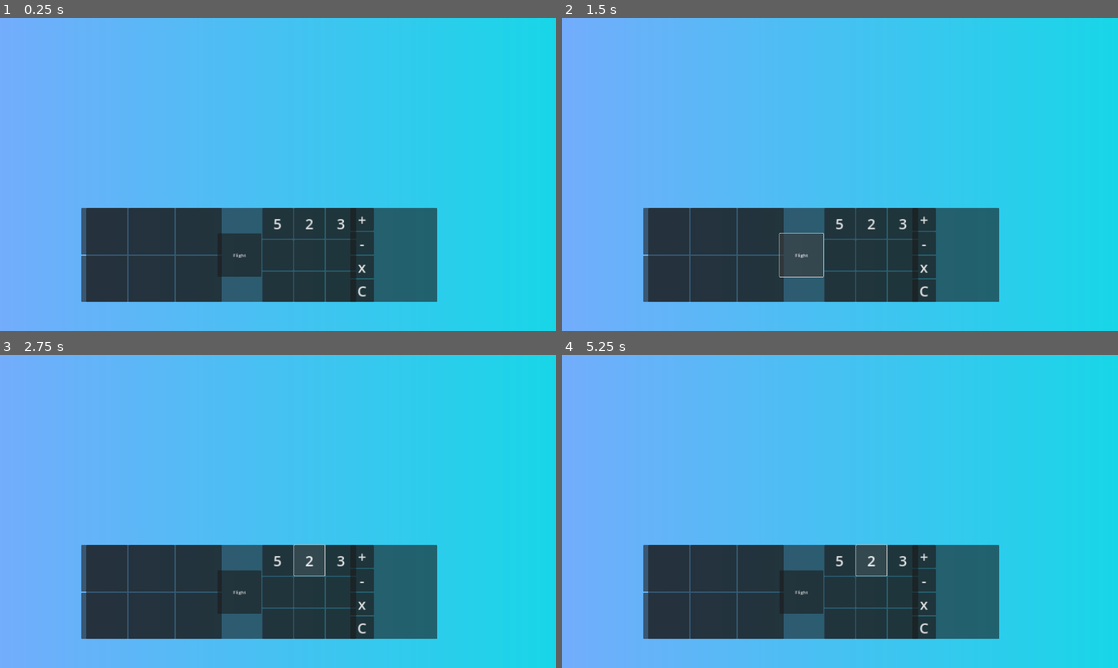
Above: before the commit, frames 1-4 (two rows, left to right).
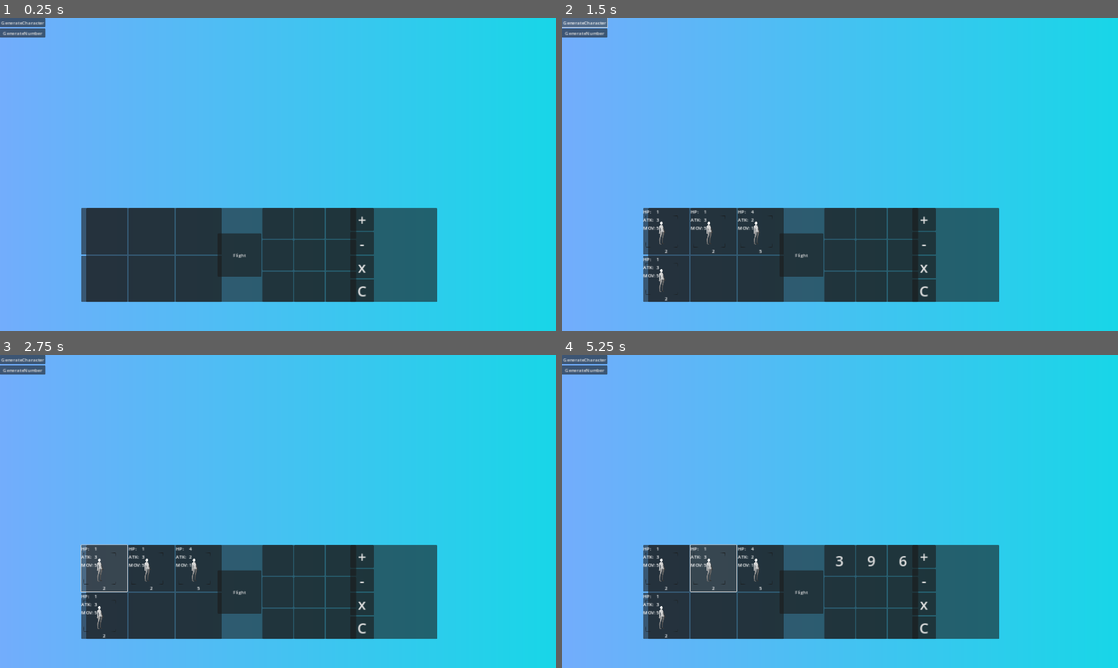
Above: after the commit, the same moments.

Repository: lst20082008/calculator
Game: Godot game, scene res://main.tscn
Same seed, same stepped clock (60 frames per second), same inputs: the game is played once before the commit and once after it.
Inputs (mouse positions are in pixels of both pictures, inside the frame that each line leads up to):
- Up to frame 1 (0.25 s): no input
- Up to frame 2 (1.5 s): click "Flight" at 0.5 s; click "Flight" (after the commit: "GenerateCharacter") at 1.25 s
- Up to frame 3 (2.75 s): click "2" at 2 s
- Up to frame 4 (5.25 s): click (584, 370) at 2.75 s, where only the run after the commit has a clickable "GenerateNumber"; click (667, 567) at 3.52 s; click (712, 567) at 4.27 s; click "2" at 5 s

The runs differ from the first frame. In frame 1, 0.6% of the frame differs, in the area x 0-62%, y 0-68%; in frame 2, 1.1%; in frame 3, 1.2%, in the area x 0-62%, y 0-91%; in frame 4, 1.2%.

Commit message:
add test button

Diff:
--- a/Scripts/BottomPanelManageer.gd
+++ b/Scripts/BottomPanelManageer.gd
@@ -3,6 +3,7 @@
 @export var cc:CharacterGridContainer
 @export var nc:NumberGridContainer
 @export var oc:OperatorGridContainer
+@export var character_lists: Array[Character]
 
 var selected_number: int
 var selected_number_index: int
@@ -57,3 +58,19 @@
 			return
 		selected_operator = operator
 	print(operator)
+
+
+
+
+func Test_GenCharacter():
+	cc._clear()
+	for i in range(randi_range(2, 6)):
+		cc._add(character_lists[randi_range(0, character_lists.size() - 1)])
+	pass # Replace with function body.
+
+
+func Test_GenNumbers():
+	nc._clear()
+	for i in range(randi_range(3, 9)):
+		nc._add(randi_range(1, 9))
+	pass # Replace with function body.
--- a/Scripts/UI/NumberGridContainer.gd
+++ b/Scripts/UI/NumberGridContainer.gd
@@ -4,9 +4,6 @@
 
 func _ready():
 	_clear()
-	_add(5)
-	_add(2)
-	_add(3)
 
 func _init_item(newButton: Button, data: int):
 	newButton.text = str(data)
--- a/characters/character1.tres
+++ b/characters/character1.tres
@@ -1,8 +1,7 @@
 [gd_resource type="Resource" script_class="Character" load_steps=3 format=3 uid="uid://dho8kn5hcmukn"]
 
+[ext_resource type="Texture2D" uid="uid://b1bl74geux3h3" path="res://Asserts/images/TestCharacterImg.png" id="1_q3rre"]
 [ext_resource type="Script" path="res://Scripts/Resource/Character.gd" id="1_wgtkm"]
-
-[sub_resource type="ImageTexture" id="ImageTexture_5w1j4"]
 
 [resource]
 script = ExtResource("1_wgtkm")
@@ -10,4 +9,4 @@
 attack = 2
 move_distance = 1
 sp = 5
-img = SubResource("ImageTexture_5w1j4")
+img = ExtResource("1_q3rre")
--- a/characters/character2.tres
+++ b/characters/character2.tres
@@ -1,6 +1,6 @@
 [gd_resource type="Resource" script_class="Character" load_steps=3 format=3 uid="uid://btgd7u5vv51ee"]
 
-[ext_resource type="Texture2D" path="res://Panel-TotemSub-Simple01.png" id="1_00264"]
+[ext_resource type="Texture2D" uid="uid://b1bl74geux3h3" path="res://Asserts/images/TestCharacterImg.png" id="1_06q2g"]
 [ext_resource type="Script" path="res://Scripts/Resource/Character.gd" id="1_axics"]
 
 [resource]
@@ -9,4 +9,4 @@
 attack = 3
 move_distance = 5
 sp = 2
-img = ExtResource("1_00264")
+img = ExtResource("1_06q2g")
--- a/main.tscn
+++ b/main.tscn
@@ -1,8 +1,10 @@
-[gd_scene load_steps=9 format=3 uid="uid://cqnxgn2j241km"]
+[gd_scene load_steps=11 format=3 uid="uid://cqnxgn2j241km"]
 
 [ext_resource type="Script" path="res://Scripts/UI/CharacterGridContainer.gd" id="1_08gnr"]
 [ext_resource type="Script" path="res://Scripts/BottomPanelManageer.gd" id="1_08qmd"]
+[ext_resource type="Resource" uid="uid://dho8kn5hcmukn" path="res://characters/character1.tres" id="2_6s8ox"]
 [ext_resource type="PackedScene" uid="uid://2dtlwqal1jlk" path="res://prefabs/UI/CharacterButton.tscn" id="3_bj7dx"]
+[ext_resource type="Resource" uid="uid://btgd7u5vv51ee" path="res://characters/character2.tres" id="3_gjg1d"]
 [ext_resource type="Script" path="res://Scripts/UI/NumberGridContainer.gd" id="3_h672a"]
 [ext_resource type="PackedScene" uid="uid://6ogvs6pqsudg" path="res://prefabs/UI/NumButton.tscn" id="5_s4h7f"]
 [ext_resource type="Script" path="res://Scripts/UI/OperatorGridContainer.gd" id="6_g2yc7"]
@@ -45,6 +47,7 @@
 cc = NodePath("MarginContainer/HBoxContainer/AspectRatioContainer2/GridContainer")
 nc = NodePath("MarginContainer/HBoxContainer/AspectRatioContainer/GridContainer2")
 oc = NodePath("MarginContainer/HBoxContainer/AspectRatioContainer4/GridContainer2")
+character_lists = Array[Resource("res://Scripts/Resource/Character.gd")]([ExtResource("2_6s8ox"), ExtResource("3_gjg1d")])
 metadata/_edit_use_anchors_ = true
 
 [node name="MarginContainer" type="MarginContainer" parent="CanvasLayer/PanelContainer"]
@@ -109,3 +112,18 @@
 script = ExtResource("6_g2yc7")
 grid_num = 4
 buttonType = ExtResource("5_s4h7f")
+
+[node name="TestContainer" type="VBoxContainer" parent="CanvasLayer"]
+offset_right = 40.0
+offset_bottom = 40.0
+
+[node name="Button" type="Button" parent="CanvasLayer/TestContainer"]
+layout_mode = 2
+text = "GenerateCharacter"
+
+[node name="Button2" type="Button" parent="CanvasLayer/TestContainer"]
+layout_mode = 2
+text = "GenerateNumber"
+
+[connection signal="pressed" from="CanvasLayer/TestContainer/Button" to="CanvasLayer/PanelContainer" method="Test_GenCharacter"]
+[connection signal="pressed" from="CanvasLayer/TestContainer/Button2" to="CanvasLayer/PanelContainer" method="Test_GenNumbers"]
Binary file added: Asserts/images/TestCharacterImg.png
Not shown, added: Asserts/images/TestCharacterImg.png.import
